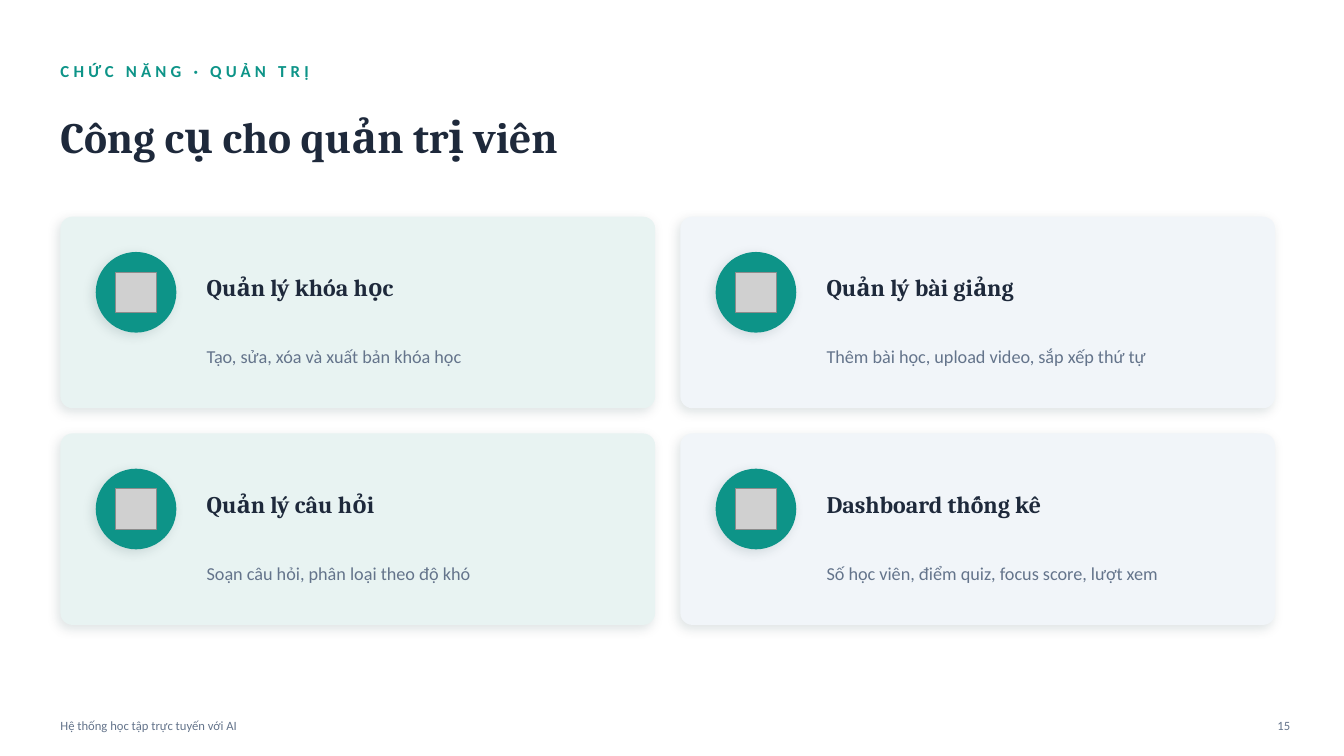
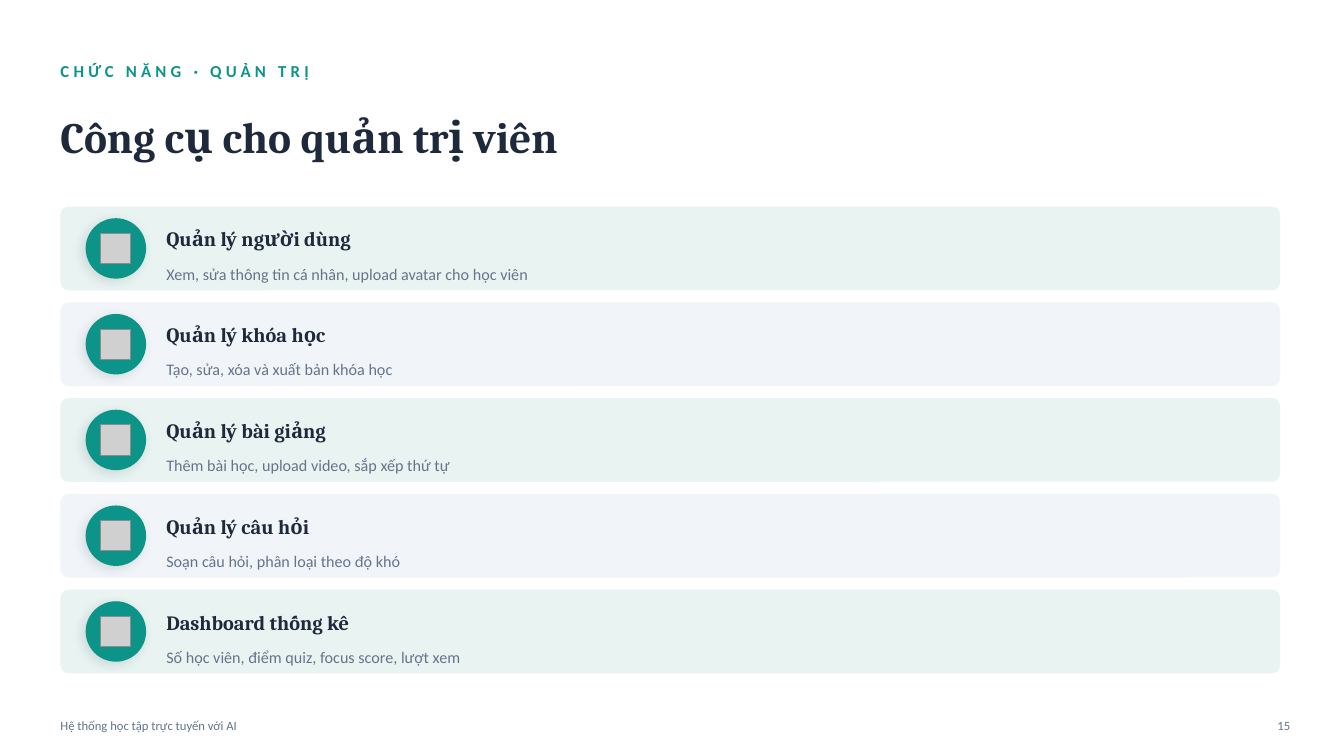
Before and after one commit to THiep03/final-example, a slide deck: slide 15 of Thuyet_trinh_DATN.pptx. Drawn at 1344x756 pixels with LibreOffice and Linux fonts; fonts in the diff are those of the drawing; grey boxes stand for pictures. Boxes give left, top, right and bottom in pixels: in the first picture for what was removed or moved away, otherwise in the second. Text is boxed around its words. In the diff, an @@ line names an element or a change of style, - is before the commit and + after.

```diff
--- a/Thuyet_trinh_DATN.pptx
+++ b/Thuyet_trinh_DATN.pptx
@@ rounded rectangle: place and size @@
-rounded rectangle at box(60, 217, 655, 408)
+rounded rectangle at box(60, 207, 1280, 290)
@@ ellipse: place and size @@
-ellipse at box(96, 252, 176, 333)
+ellipse at box(86, 219, 146, 279)
@@ picture added at box(101, 233, 131, 263) @@
@@ text added at box(221, 231, 351, 251), 14.5 pt, text #1E293B, bold @@
+Quản lý người dùng
@@ text added at box(166, 268, 527, 283), 11.5 pt, text #64748B @@
+Xem, sửa thông tin cá nhân, upload avatar cho học viên
@@ rounded rectangle: place and size @@
-rounded rectangle at box(681, 217, 1275, 408)
+rounded rectangle at box(60, 302, 1280, 386)
@@ ellipse: place and size @@
-ellipse at box(716, 252, 797, 333)
+ellipse at box(86, 315, 146, 375)
@@ text "Quản lý khóa học": place and size @@
-text "Quản lý khóa học" at box(270, 279, 461, 366)
+text "Quản lý khóa học" at box(221, 327, 287, 347)
@@ picture: place and size @@
-picture at box(116, 272, 156, 313)
+picture at box(101, 330, 131, 360)
@@ text "Tạo, sửa, xóa và xuất ...": place and size @@
-text "Tạo, sửa, xóa và xuất ..." at box(207, 349, 430, 366)
+text "Tạo, sửa, xóa và xuất ..." at box(166, 363, 393, 378)
@@ shadow off; proportions changed in 4 elements at box(60, 302, 1280, 386), box(60, 494, 1280, 578), box(60, 207, 1280, 290), box(60, 398, 1280, 482) @@
@@ rounded rectangle: place and size @@
-rounded rectangle at box(60, 434, 655, 625)
+rounded rectangle at box(60, 398, 1280, 482)
@@ ellipse: place and size @@
-ellipse at box(96, 469, 176, 549)
+ellipse at box(86, 410, 146, 471)
@@ text "Quản lý bài giảng": place and size @@
-text "Quản lý bài giảng" at box(890, 279, 948, 302)
+text "Quản lý bài giảng" at box(221, 423, 269, 443)
@@ picture: place and size @@
-picture at box(736, 272, 776, 313)
+picture at box(101, 424, 131, 455)
@@ text "Thêm bài học, upload video, ...": place and size @@
-text "Thêm bài học, upload video, ..." at box(827, 348, 1146, 366)
+text "Thêm bài học, upload video, ..." at box(166, 458, 449, 474)
@@ rounded rectangle: place and size @@
-rounded rectangle at box(681, 434, 1275, 625)
+rounded rectangle at box(60, 494, 1280, 578)
@@ ellipse: place and size @@
-ellipse at box(716, 469, 797, 549)
+ellipse at box(86, 505, 146, 566)
@@ text "Quản lý câu hỏi": place and size @@
-text "Quản lý câu hỏi" at box(270, 496, 333, 582)
+text "Quản lý câu hỏi" at box(221, 519, 273, 539)
@@ picture: place and size @@
-picture at box(116, 489, 156, 529)
+picture at box(101, 521, 131, 552)
@@ text "Soạn câu hỏi, phân loại ...": place and size @@
-text "Soạn câu hỏi, phân loại ..." at box(207, 567, 470, 583)
+text "Soạn câu hỏi, phân loại ..." at box(166, 556, 400, 570)
@@ rounded rectangle added at box(60, 590, 1280, 674), fill #E8F3F2 @@
@@ ellipse added at box(86, 601, 146, 661), fill #0D9488 @@
@@ picture: place and size @@
-picture at box(736, 489, 776, 529)
+picture at box(101, 617, 131, 647)
@@ size 17 to 14.5 pt in 4 elements at box(221, 519, 273, 539), box(221, 327, 287, 347), box(221, 423, 269, 443), box(166, 616, 349, 630) @@
@@ text "Dashboard thống kê": place and size @@
-text "Dashboard thống kê" at box(827, 496, 1041, 513)
+text "Dashboard thống kê" at box(166, 616, 349, 630)
@@ size 13 to 11.5 pt; line spacing 17pt to 1 in 4 elements at box(166, 363, 393, 378), box(166, 556, 400, 570), box(166, 458, 449, 474), box(166, 650, 460, 666) @@
@@ text "Số học viên, điểm quiz, ...": place and size @@
-text "Số học viên, điểm quiz, ..." at box(827, 566, 1158, 583)
+text "Số học viên, điểm quiz, ..." at box(166, 650, 460, 666)
```
Also in this commit, not shown: 5 other slides changed, 2 other files.
